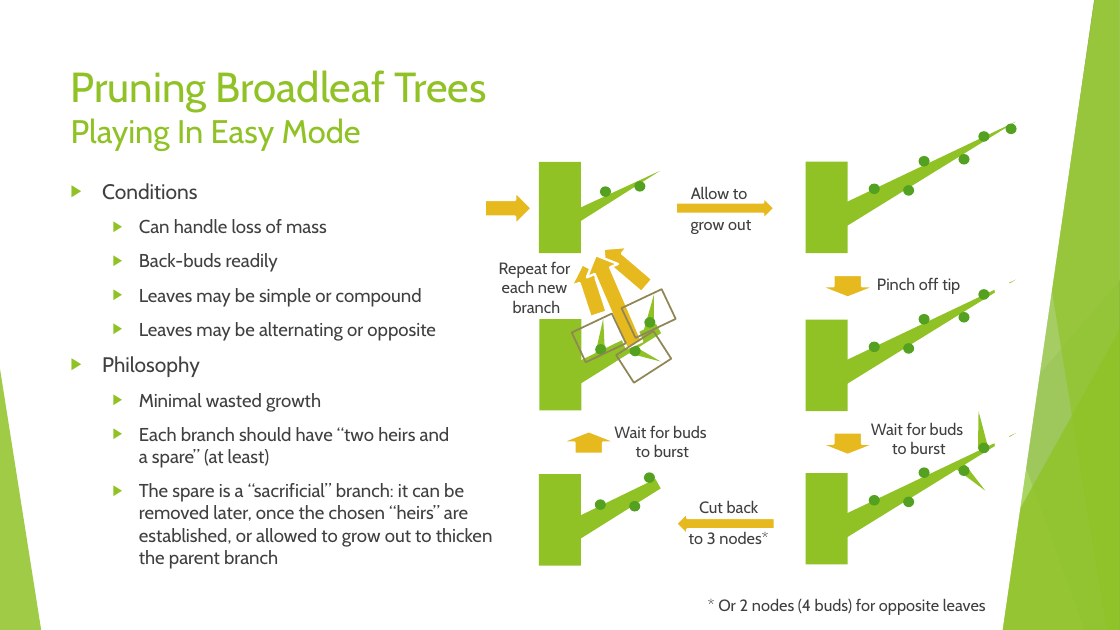
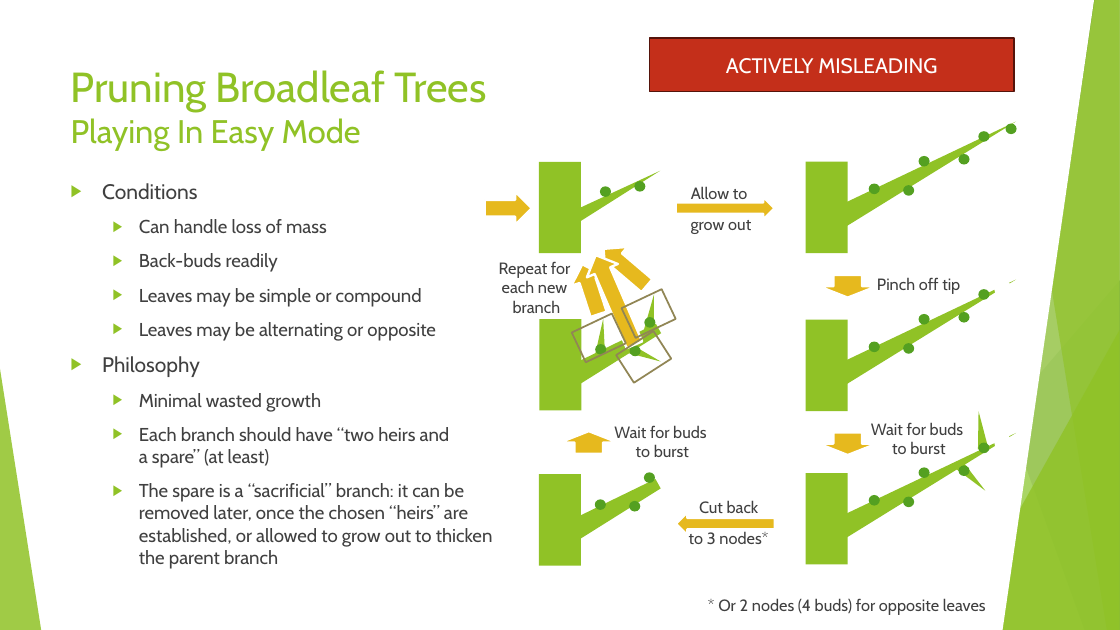
Before and after one commit to AlexLabram/Bonsai, a slide deck: slide 17 of WGCourse/Bonsai On A Budget (running).pptx. Drawn at 1120x630 pixels with LibreOffice and Linux fonts; fonts in the diff are those of the drawing. Boxes give left, top, right and bottom in pixels: in the first picture for what was removed or moved away, otherwise in the second. Text is boxed around its words. In the diff, an @@ line names an element or a change of style, - is before the commit and + after.

```diff
--- a/WGCourse/Bonsai On A Budget (running).pptx
+++ b/WGCourse/Bonsai On A Budget (running).pptx
@@ rectangle added at bbox=[649, 38, 1014, 92], fill #C42F1A, outline #56150B 1.5 pt, 18 pt, text #FFFFFF @@
+ACTIVELY MISLEADING
```
Also in this commit, not shown: 2 other slides changed.
